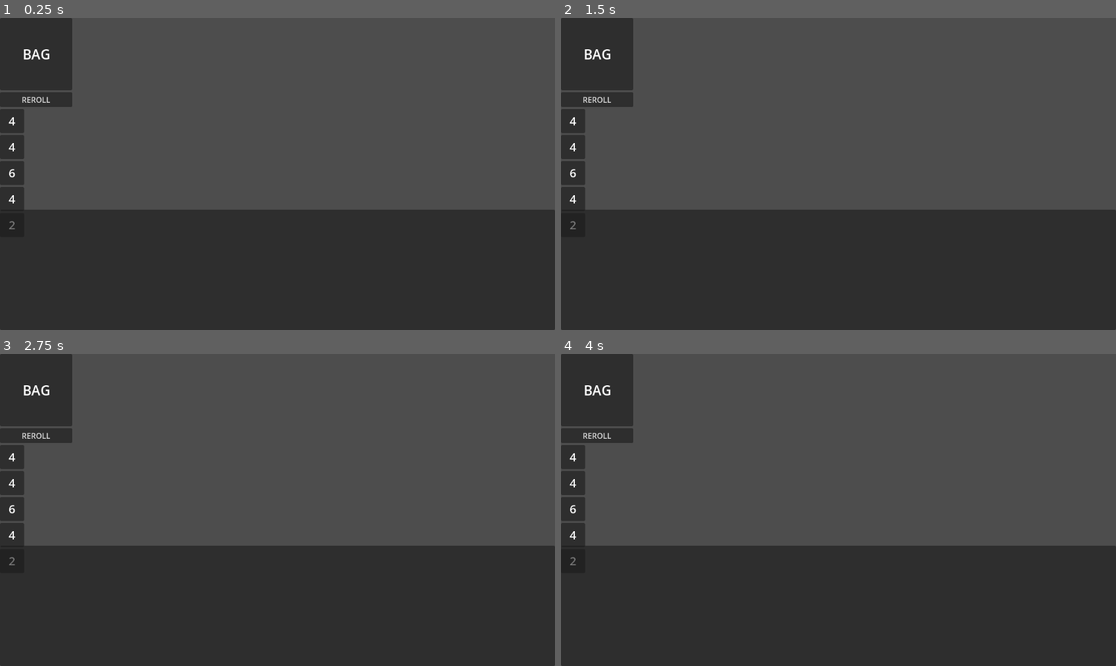
Above: before the commit, frames 1-4 (two rows, left to right).
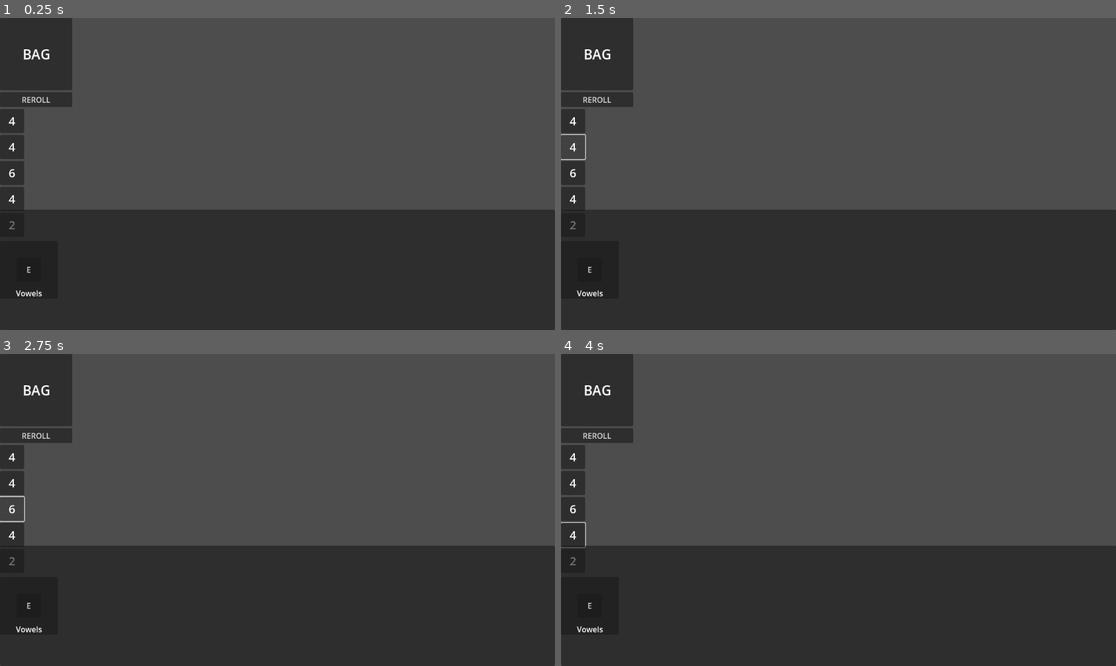
Above: after the commit, the same moments.

Repository: mikerobideau/codebreaker
Game: Godot game, scene res://object/round/round.tscn
Same seed, same stepped clock (60 frames per second), same inputs: the game is played once before the commit and once after it. The project has no main scene, so this scene is started directly.
Inputs (mouse positions are in pixels of both pictures, inside the frame that each line leads up to):
- Up to frame 1 (0.25 s): no input
- Up to frame 2 (1.5 s): click (572, 120) at 0.5 s, where only the run after the commit has a clickable "4"; click (572, 145) at 1.25 s, where only the run after the commit has a clickable "4"
- Up to frame 3 (2.75 s): click (11, 510) at 2 s, where only the run after the commit has a clickable "6"
- Up to frame 4 (4 s): click (572, 534) at 2.75 s, where only the run after the commit has a clickable "4"; click (572, 559) at 3.5 s, where only the run after the commit has a clickable "2"

The runs differ from the first frame. In frame 1, less than 0.1% of the frame differs, in the area x 2-8%, y 79-90%; in frame 2, 0.1%; in frame 3, 0.1%, in the area x 0-8%, y 45-90%; in frame 4, 0.1%.

Commit message:
place die

Diff:
--- a/object/control_panel/control_panel.gd
+++ b/object/control_panel/control_panel.gd
@@ -1,4 +1,18 @@
 extends Panel
 class_name ControlPanel
 
-@onready var hbox = $HBox
+signal interface_selected(interface: Interface)
+
+var InterfaceScene = preload("res://object/control_panel/interface.tscn")
+var vowel_data = preload("res://resource/vowels.tres")
+
+@onready var interfaces = $Interfaces
+
+func _ready() -> void:
+	var vowel_scene = InterfaceScene.instantiate()
+	vowel_scene.init(vowel_data)
+	vowel_scene.clicked.connect(on_interface_clicked)
+	interfaces.add_child(vowel_scene)
+
+func on_interface_clicked(interface: Interface) -> void:
+	interface_selected.emit(interface)
--- a/object/control_panel/control_panel.tscn
+++ b/object/control_panel/control_panel.tscn
@@ -1,7 +1,6 @@
-[gd_scene load_steps=3 format=3 uid="uid://cjyaf3frsjbw6"]
+[gd_scene load_steps=2 format=3 uid="uid://cjyaf3frsjbw6"]
 
 [ext_resource type="Script" path="res://object/control_panel/control_panel.gd" id="1_8gqte"]
-[ext_resource type="Script" path="res://object/control_panel/interface.gd" id="2_jsb22"]
 
 [node name="ControlPanel" type="Panel"]
 anchors_preset = 15
@@ -11,14 +10,10 @@
 grow_vertical = 2
 script = ExtResource("1_8gqte")
 
-[node name="HBox" type="HBoxContainer" parent="."]
+[node name="Interfaces" type="HBoxContainer" parent="."]
 layout_mode = 1
 anchors_preset = 15
 anchor_right = 1.0
 anchor_bottom = 1.0
 grow_horizontal = 2
 grow_vertical = 2
-
-[node name="Interface" type="Panel" parent="HBox"]
-layout_mode = 2
-script = ExtResource("2_jsb22")
--- a/object/control_panel/interface.gd
+++ b/object/control_panel/interface.gd
@@ -1,10 +1,48 @@
 extends Panel
 class_name Interface
 
+signal clicked(interface: Interface)
+
 @onready var label = $Label
+@onready var slot = $Slot
+@onready var placeholder = $Slot/Placeholder
+
+var data: InterfaceData
+var die: Die = null
 
 func _ready() -> void:
-	pass
+	size_flags_horizontal = Control.SIZE_SHRINK_CENTER
+	size_flags_vertical = Control.SIZE_SHRINK_CENTER
+	update_labels()
 
-func init(data: InterfaceData) -> void:
-	label.text = data.label
+func _on_placeholder_pressed() -> void:
+	clicked.emit(self)
+
+func init(d: InterfaceData) -> void:
+	set_data(d)
+
+func set_data(d: InterfaceData) -> void:
+	data = d
+	update_labels()
+
+func update_labels() -> void:
+	if label and data:
+		label.text = data.label
+	if placeholder and data:
+		placeholder.text = data.match_label
+
+func insert_die(die: Die) -> void:
+	if self.die:
+		print_debug('die already set')
+		return
+	self.die = die
+	placeholder.queue_free()
+	if die.get_parent():
+		die.get_parent().remove_child(die)
+	print_debug('adding die')
+	slot.add_child(die)
+
+func is_empty() -> bool:
+	if die == null:
+		return true
+	return false
--- a/object/control_panel/interface.tscn
+++ b/object/control_panel/interface.tscn
@@ -8,7 +8,7 @@
 offset_bottom = 80.0
 script = ExtResource("1_jm4r5")
 
-[node name="Panel" type="Panel" parent="."]
+[node name="Slot" type="Container" parent="."]
 custom_minimum_size = Vector2(50, 50)
 layout_mode = 1
 anchors_preset = 8
@@ -16,12 +16,16 @@
 anchor_top = 0.5
 anchor_right = 0.5
 anchor_bottom = 0.5
-offset_left = -20.0
-offset_top = -20.0
-offset_right = 20.0
-offset_bottom = 20.0
+offset_left = -25.0
+offset_top = -25.0
+offset_right = 25.0
+offset_bottom = 25.0
 grow_horizontal = 2
 grow_vertical = 2
+
+[node name="Placeholder" type="Button" parent="Slot"]
+custom_minimum_size = Vector2(50, 50)
+layout_mode = 2
 
 [node name="Label" type="Label" parent="."]
 layout_mode = 1
@@ -36,3 +40,5 @@
 grow_horizontal = 2
 grow_vertical = 0
 text = "Label"
+
+[connection signal="pressed" from="Slot/Placeholder" to="." method="_on_placeholder_pressed"]
--- a/object/control_panel/interface_data.gd
+++ b/object/control_panel/interface_data.gd
@@ -2,3 +2,5 @@
 class_name InterfaceData
 
 @export var label: String
+@export var match_label: String
+@export var matcher: Matcher
--- /dev/null
+++ b/object/control_panel/matcher/even_odd_matcher.gd
@@ -0,0 +1,12 @@
+extends Matcher
+class_name EvenOddMatcher
+
+enum EvenOdd {
+	EVEN,
+	ODD
+}
+
+@export var even_odd: EvenOdd
+
+func match(die: Die) -> bool:
+	return die.value % 2 == even_odd
--- /dev/null
+++ b/object/control_panel/matcher/matcher.gd
@@ -0,0 +1,5 @@
+extends Resource
+class_name Matcher
+
+func match(die: Die) -> bool:
+	return false
--- a/object/dice/dice_stock.gd
+++ b/object/dice/dice_stock.gd
@@ -1,5 +1,7 @@
 extends Node
 class_name DiceStock
+
+signal die_selected(die: Die)
 
 @onready var vbox = $VBox
 
@@ -7,6 +9,7 @@
 
 func add(new_dice: Array[Node]) -> void:
 	for die in new_dice:
+		die.clicked.connect(on_die_clicked)
 		dice.append(die)
 		vbox.add_child(die)
 		die.roll()
@@ -14,3 +17,6 @@
 func reroll_all() -> void:
 	for die in dice:
 		die.roll()
+
+func on_die_clicked(die: Die) -> void:
+	die_selected.emit(die)
--- a/object/dice/die.gd
+++ b/object/dice/die.gd
@@ -1,5 +1,7 @@
-extends Panel
+extends Button
 class_name Die
+
+signal clicked(die: Die)
 
 @onready var label = $Label
 
@@ -10,6 +12,9 @@
 	size_flags_horizontal = Control.SIZE_SHRINK_CENTER
 	pass
 
+func _on_pressed() -> void:
+	clicked.emit(self)
+
 func init(data: DiceData) -> void:
 	self.data = data
 	refresh_label(value)
@@ -19,7 +24,6 @@
 	refresh_label(new_value)
 
 func refresh_label(new_value: int) -> void:
-	print_debug('refresh label')
 	if label:
 		label.text = str(new_value)
 
--- a/object/dice/die.tscn
+++ b/object/dice/die.tscn
@@ -2,7 +2,7 @@
 
 [ext_resource type="Script" path="res://object/dice/die.gd" id="1_2kkwf"]
 
-[node name="Die" type="Panel"]
+[node name="Die" type="Button"]
 custom_minimum_size = Vector2(50, 50)
 offset_right = 50.0
 offset_bottom = 50.0
@@ -26,3 +26,5 @@
 "
 horizontal_alignment = 1
 vertical_alignment = 1
+
+[connection signal="pressed" from="." to="." method="_on_pressed"]
--- a/object/round/round.gd
+++ b/object/round/round.gd
@@ -7,11 +7,29 @@
 
 @onready var dice_bag = $DiceContainer/DiceBag
 @onready var dice_stock = $DiceContainer/DiceStock
+@onready var control_panel = $ControlPanel
+
+var selected_die: Die
 
 func _ready() -> void:
 	round_state = RoundState.new()
 	dice_bag.populate(NUM_DICE)
 	dice_stock.add(dice_bag.select_random(HAND_SIZE))
+	dice_stock.die_selected.connect(on_die_selected)
+	control_panel.interface_selected.connect(on_interface_selected)
 
 func _on_reroll_pressed() -> void:
 	dice_stock.reroll_all()
+
+func on_die_selected(die: Die) -> void:
+	selected_die = die
+
+func on_interface_selected(interface: Interface) -> void:
+	print_debug('interface selected')
+	if !selected_die or !interface.is_empty():
+		print_debug('interface is not empty')
+		return
+	var matches = interface.data.matcher.match(selected_die)
+	print_debug('die ' + str(selected_die.value) + ' matches: ' + str(matches))
+	interface.insert_die(selected_die)
+	selected_die = null
--- /dev/null
+++ b/resource/vowels.tres
@@ -0,0 +1,14 @@
+[gd_resource type="Resource" script_class="InterfaceData" load_steps=4 format=3 uid="uid://cl7a286dhjd4u"]
+
+[ext_resource type="Script" path="res://object/control_panel/interface_data.gd" id="1_7eei5"]
+[ext_resource type="Script" path="res://object/control_panel/matcher/even_odd_matcher.gd" id="1_nhyu8"]
+
+[sub_resource type="Resource" id="Resource_hupy4"]
+script = ExtResource("1_nhyu8")
+even_odd = 0
+
+[resource]
+script = ExtResource("1_7eei5")
+label = "Vowels"
+match_label = "E"
+matcher = SubResource("Resource_hupy4")
